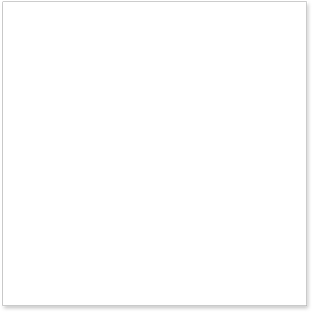
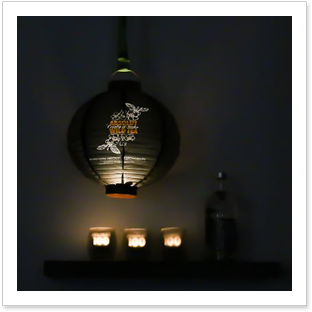
Layer changes from the first 312 x 312 image to the second:
added layer "Layer 1" above "Layer 0" over [17, 16, 292, 291]
